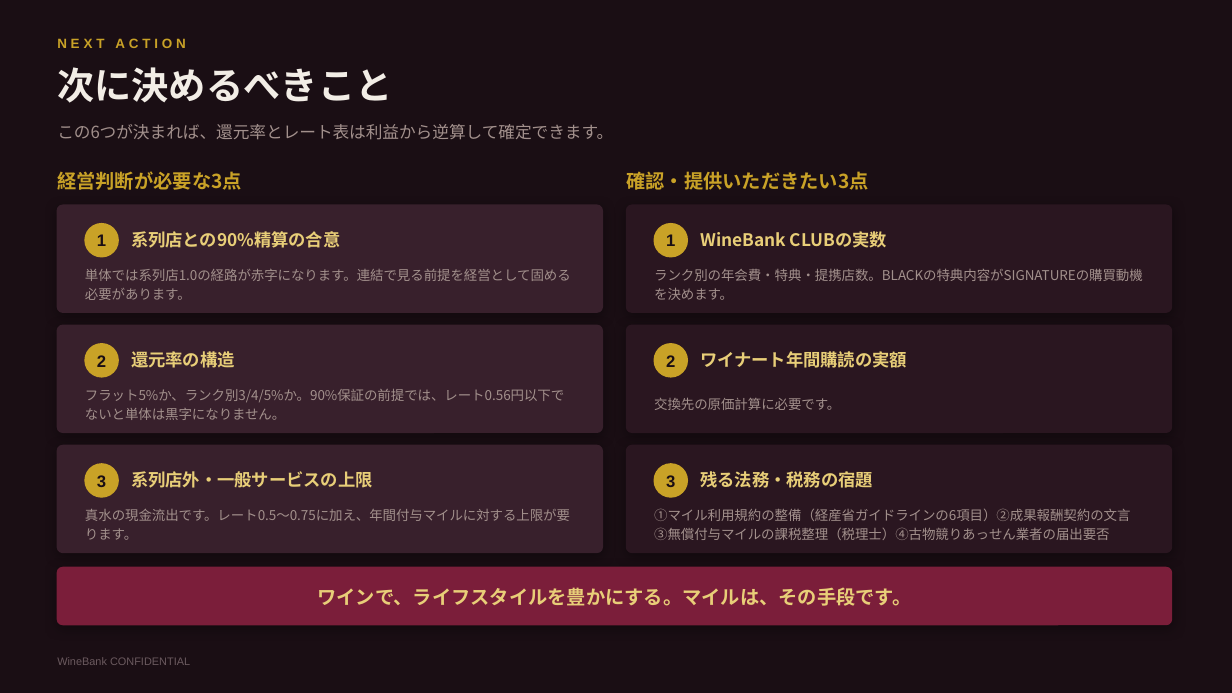
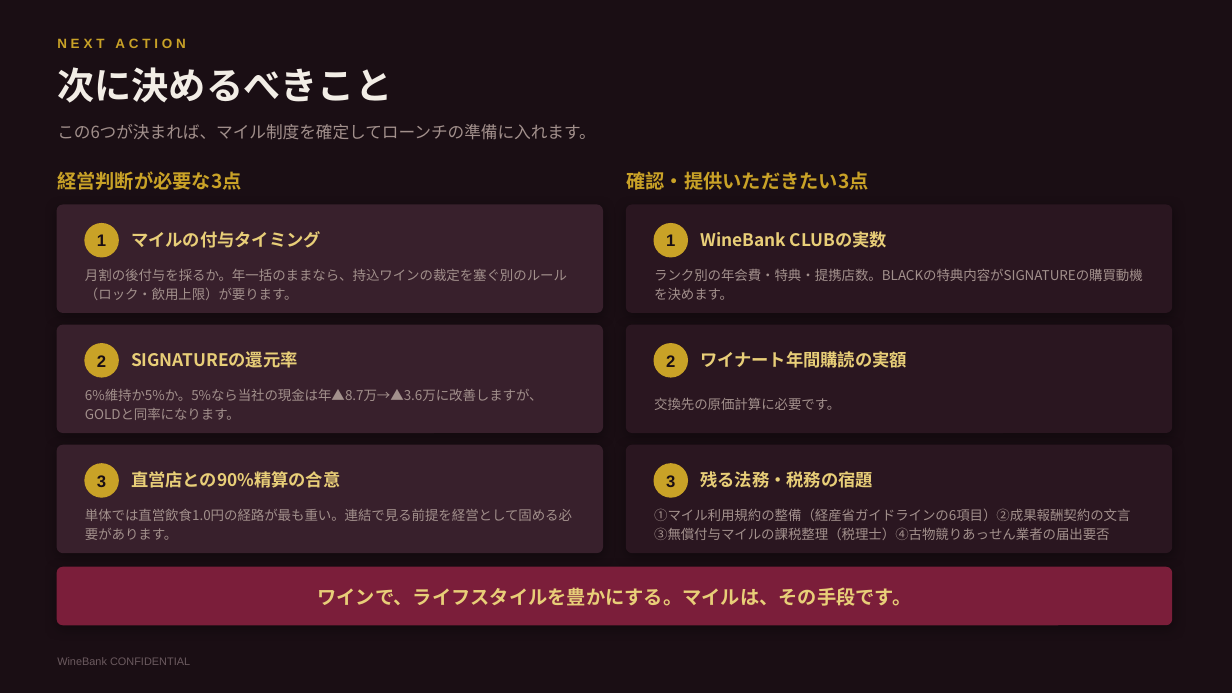
Before and after one commit to nakano-winebank/wine-auction, a slide deck: slide 31 of 提案資料/WineBank_ワインマイル経済圏構想.pptx (slide 26 before the commit). Drawn at 1232x693 pixels with LibreOffice and Linux fonts; fonts in the diff are those of the drawing. Boxes give left, top, right and bottom in pixels: in the first picture for what was removed or moved away, otherwise in the second. Text is boxed around its words. In the diff, an @@ line names an element or a change of style, - is before the commit and + after.

```diff
--- a/提案資料/WineBank_ワインマイル経済圏構想.pptx
+++ b/提案資料/WineBank_ワインマイル経済圏構想.pptx
@@ text at <box>57,124,596,140</box>: text changed @@
-この6つが決まれば、還元率とレート表は利益から逆算して確定できます。
+この6つが決まれば、マイル制度を確定してローンチの準備に入れます。
@@ text at <box>131,231,321,248</box>: text changed @@
-系列店との90%精算の合意
+マイルの付与タイミング
@@ text at <box>85,269,567,300</box>: text changed @@
-単体では系列店1.0の経路が赤字になります。連結で見る前提を経営として固める必要があります。
+月割の後付与を採るか。年一括のままなら、持込ワインの裁定を塞ぐ別のルール（ロック・飲用上限）が要ります。
@@ text at <box>131,351,298,368</box>: text changed @@
-還元率の構造
+SIGNATUREの還元率
@@ text at <box>85,389,543,420</box>: text changed @@
-フラット5%か、ランク別3/4/5%か。90%保証の前提では、レート0.56円以下でないと単体は黒字になりません。
+6%維持か5%か。5%なら当社の現金は年▲8.7万→▲3.6万に改善しますが、GOLDと同率になります。
@@ text at <box>131,471,340,488</box>: text changed @@
-系列店外・一般サービスの上限
+直営店との90%精算の合意
@@ text at <box>85,509,572,540</box>: text changed @@
-真水の現金流出です。レート0.5〜0.75に加え、年間付与マイルに対する上限が要ります。
+単体では直営飲食1.0円の経路が最も重い。連結で見る前提を経営として固める必要があります。
```
Also in this commit, not shown: 5 other slides changed, 5 slides added, 5 other files.
